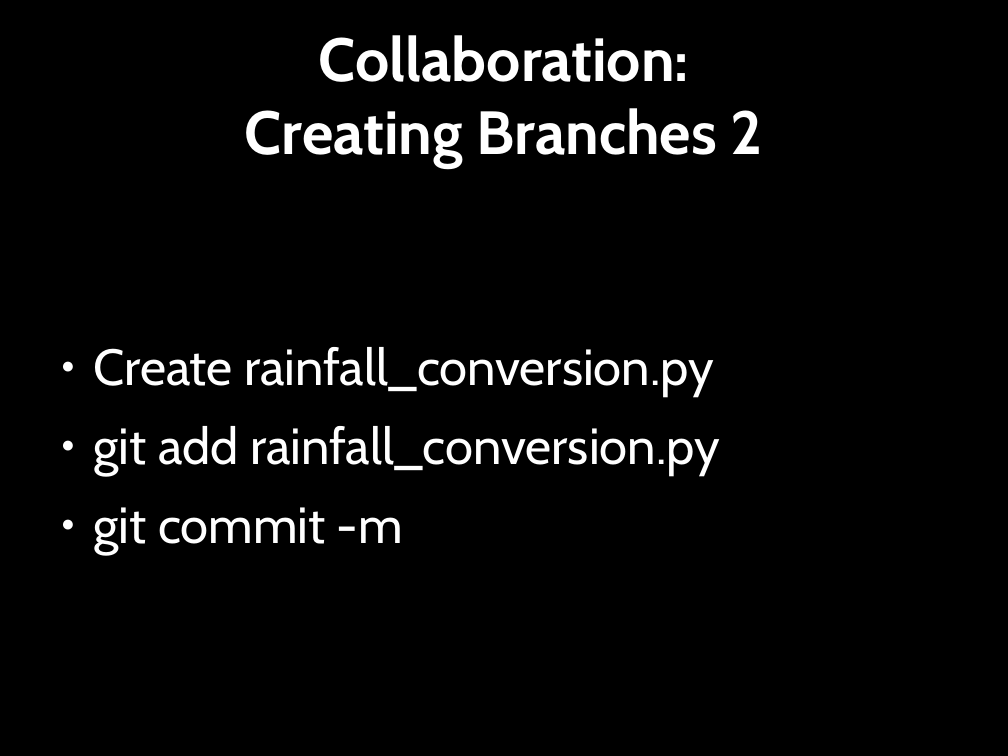
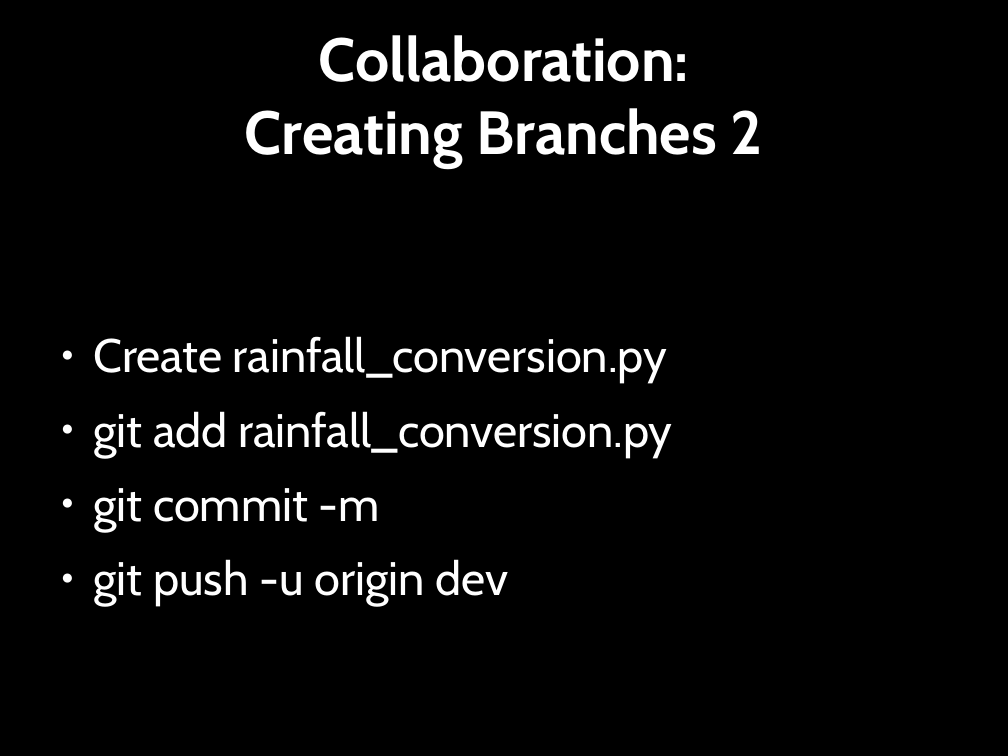
Before and after one commit to Southampton-RSG/2020-05-21-southampton-swc, a slide deck: slide 25 of novice/git/version-control-with-git-slides.odp. Drawn at 1008x756 pixels with LibreOffice and Linux fonts; fonts in the diff are those of the drawing. Boxes give left, top, right and bottom in pixels: in the first picture for what was removed or moved away, otherwise in the second. Text is boxed around its words. In the diff, an @@ line names an element or a change of style, - is before the commit and + after.

```diff
--- a/novice/git/version-control-with-git-slides.odp
+++ b/novice/git/version-control-with-git-slides.odp
@@ text at [94, 336, 672, 532]: size 40 to 37 pt in "Create rainfall_conversion.py", "git add rainfall_conversion.py", "git commit -m" @@
@@ text at [94, 559, 508, 606]: paragraph added @@
+● git push -u origin dev
```
Also in this commit, not shown: 3 other slides changed, 5 slides added, 2 slides removed, 8 other files.
